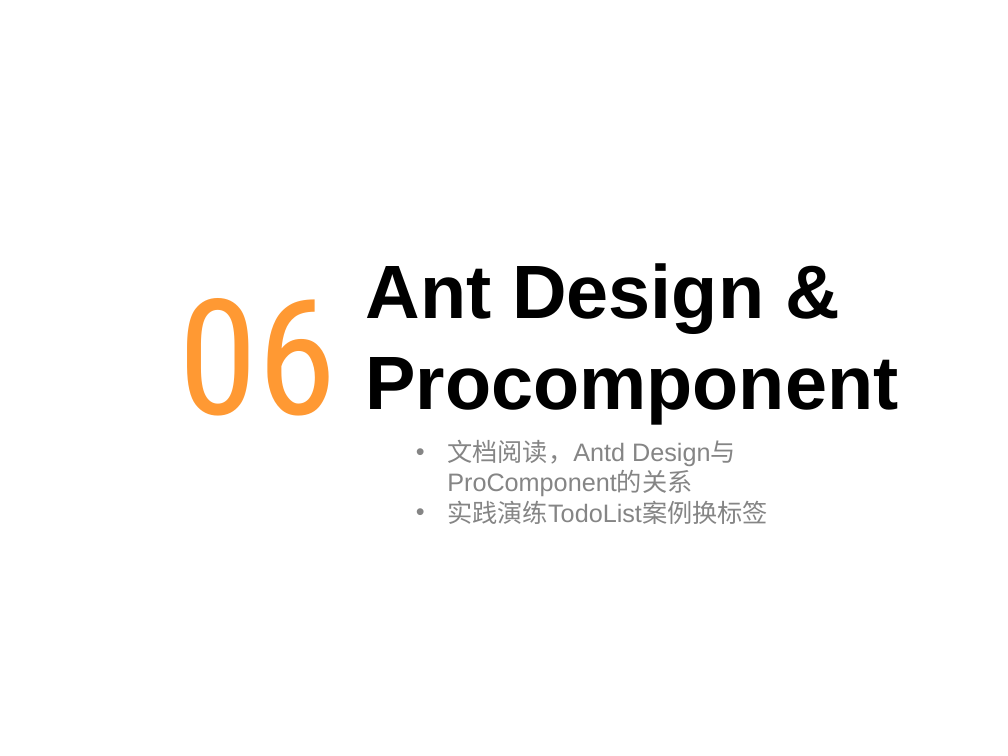
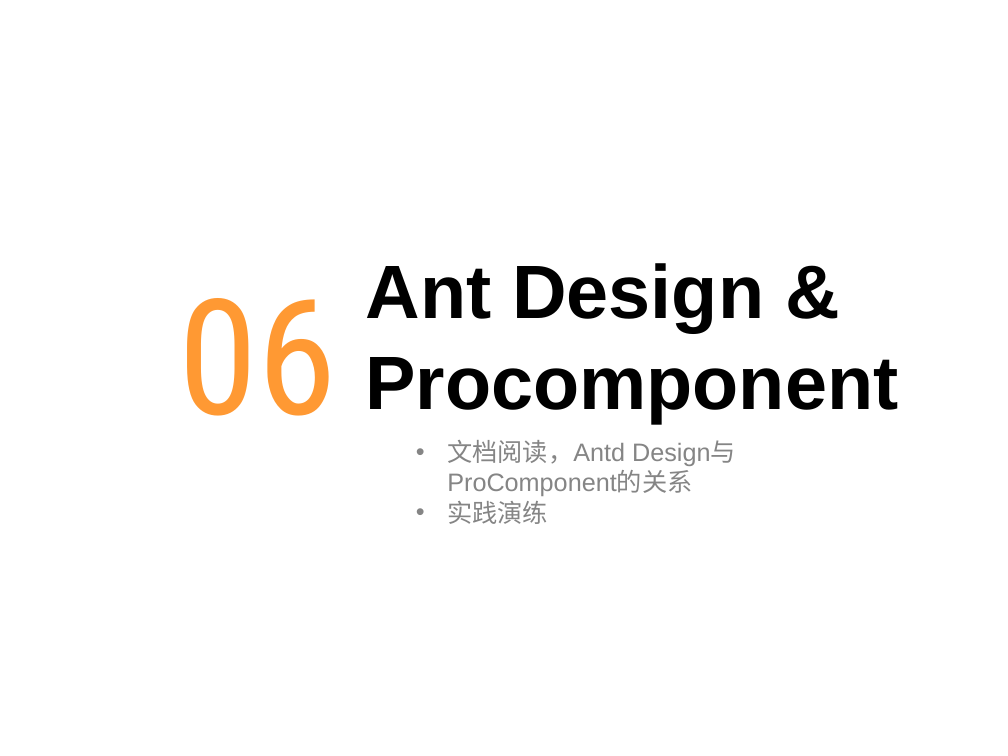
Before and after one commit to chenqiuli/JY_Peixun_1, a slide deck: slide 28 of PPT内容.pptx (slide 35 before the commit). Drawn at 1008x756 pixels with LibreOffice and Linux fonts; fonts in the diff are those of the drawing; background and template pictures are left out. Boxes give left, top, right and bottom in pixels: in the first picture for what was removed or moved away, otherwise in the second. Text is boxed around its words. In the diff, an @@ line names an element or a change of style, - is before the commit and + after.

```diff
--- a/PPT内容.pptx
+++ b/PPT内容.pptx
@@ text at (447,501,548,524): text changed @@
-  • 实践演练TodoList案例换标签
+  • 实践演练
```
Also in this commit, not shown: 17 other slides changed, 1 slide added, 8 slides removed, 12 other files.
